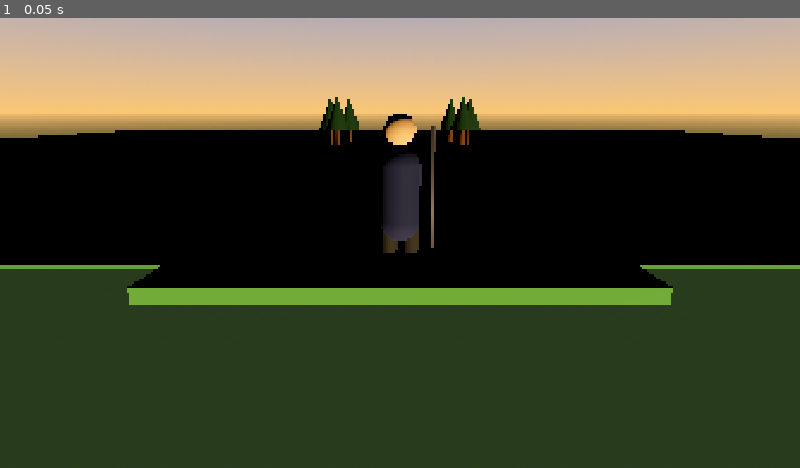
Above: before the commit, frame 1.
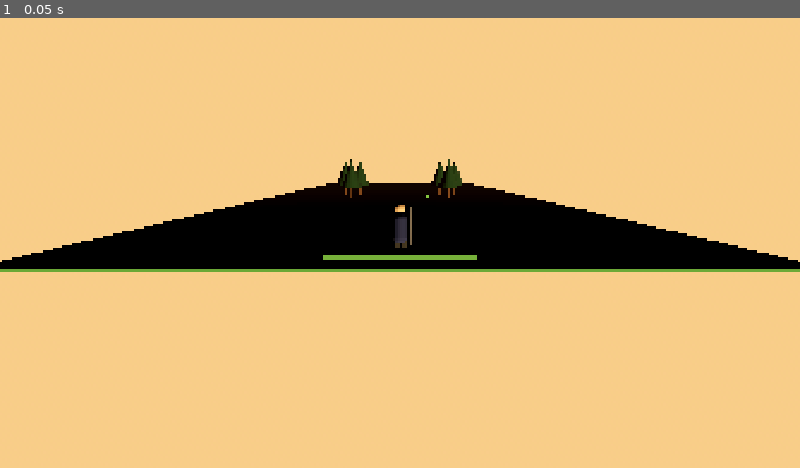
Above: after the commit, the same moment.

Repository: masonwyatt23/mas-golfs
Game: Godot game, scene res://scenes/hole_12.tscn
Two runs of this game, one before a commit and one after it. Both use one fixed random seed, a clock stepped at 60 frames per second and the inputs below.
Inputs:
- Up to frame 1 (0.05 s): no input

The runs differ from the first frame. In frame 1, 80% of the frame differs, in the area x 0-100%, y 0-100%.

Commit message:
Godot Hole 12 v12: single 120x300 ground tile + depth fog (begin 60yd, full 220yd, warm gold) — fog fades the far field to golden-hour haze instead of the black trapezoid where the narrow ground cannot fill the frame

Diff:
--- a/godot/scenes/hole_12.tscn
+++ b/godot/scenes/hole_12.tscn
@@ -145,7 +145,7 @@
 [sub_resource type="ProceduralSkyMaterial" id="ProceduralSkyMaterial_29"]
 sky_top_color = Color(0.25, 0.45, 0.75, 1)
 sky_horizon_color = Color(0.95, 0.65, 0.35, 1)
-ground_bottom_color = Color(0.15, 0.20, 0.12, 1)
+ground_bottom_color = Color(0.30, 0.38, 0.24, 1)
 ground_horizon_color = Color(0.85, 0.60, 0.35, 1)
 sun_angle_max = 30.0
 sun_curve = 0.08
@@ -157,10 +157,18 @@
 background_mode = 2
 sky = SubResource("Sky_30")
 ambient_light_source = 2
-ambient_light_energy = 1.0
+ambient_light_energy = 1.25
 tonemap_mode = 2
-tonemap_exposure = 1.0
+tonemap_exposure = 1.1
 glow_enabled = true
+fog_enabled = true
+fog_mode = 1
+fog_light_color = Color(0.9, 0.65, 0.4, 1)
+fog_light_energy = 1.0
+fog_sun_scatter = 0.3
+fog_density = 0.007
+fog_depth_begin = 60.0
+fog_depth_end = 300.0
 
 [node name="Hole12" type="Node3D"]
 
@@ -179,18 +187,8 @@
 [node name="Director" type="Node" parent="."]
 script = ExtResource("2")
 
-[node name="Ground_-120" type="MeshInstance3D" parent="."]
-transform = Transform3D(1, 0, 0, 0, 1, 0, 0, 0, 1, -120.0, -0.2, -170)
-mesh = SubResource("BoxMesh_15")
-surface_material_override/0 = SubResource("StandardMaterial3D_1")
-
-[node name="Ground_0" type="MeshInstance3D" parent="."]
-transform = Transform3D(1, 0, 0, 0, 1, 0, 0, 0, 1, 0.0, -0.2, -170)
-mesh = SubResource("BoxMesh_15")
-surface_material_override/0 = SubResource("StandardMaterial3D_1")
-
-[node name="Ground_120" type="MeshInstance3D" parent="."]
-transform = Transform3D(1, 0, 0, 0, 1, 0, 0, 0, 1, 120.0, -0.2, -170)
+[node name="Ground" type="MeshInstance3D" parent="."]
+transform = Transform3D(1, 0, 0, 0, 1, 0, 0, 0, 1, 0, -0.2, -170)
 mesh = SubResource("BoxMesh_15")
 surface_material_override/0 = SubResource("StandardMaterial3D_1")
 
@@ -318,6 +316,6 @@
 surface_material_override/0 = SubResource("StandardMaterial3D_14")
 
 [node name="BroadcastCam" type="Camera3D" parent="."]
-transform = Transform3D(1, 0, 0, 0, 0.966, 0.259, 0, -0.259, 0.966, 0, 11, 15)
-fov = 50.0
+transform = Transform3D(1, 0, 0, 0, 0.985, 0.174, 0, -0.174, 0.985, 0, 14, 38)
+fov = 55.0
 current = true
